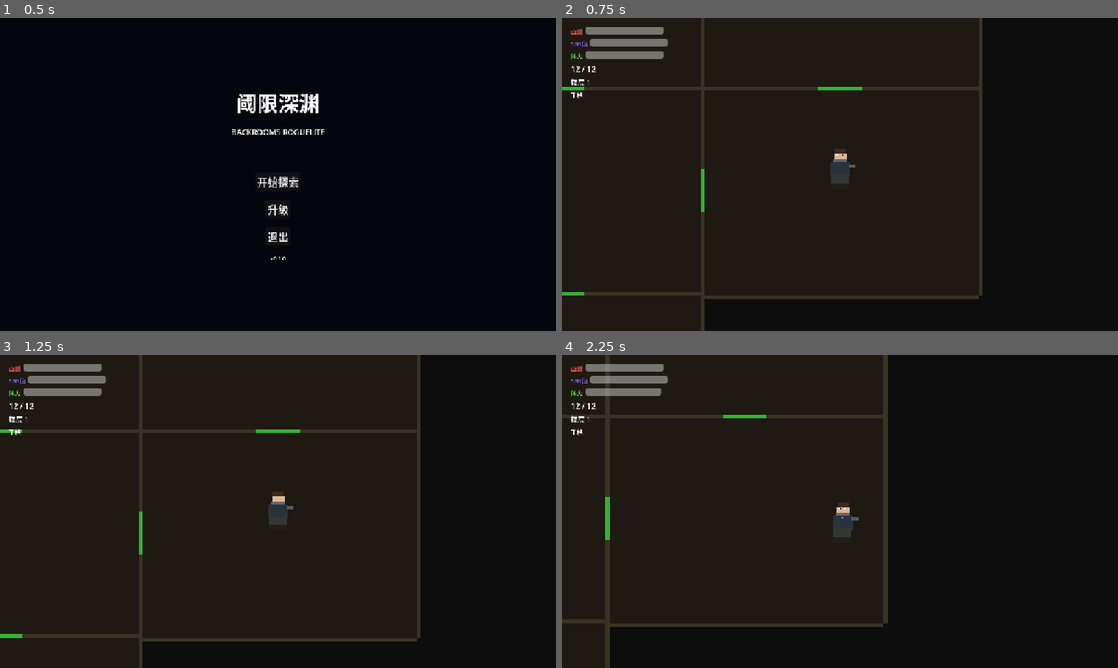
Above: before the commit, frames 1-4 (two rows, left to right).
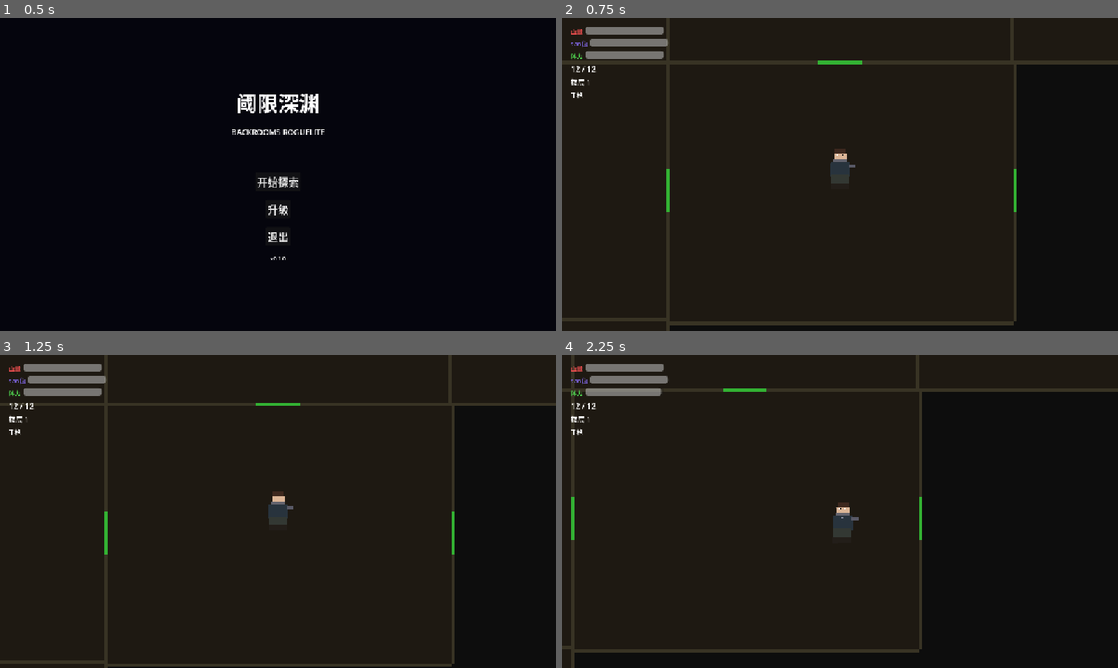
Above: after the commit, the same moments.

Repository: WhiteGiverMa/backrooms-roguelite
Game: Godot game, scene res://scenes/ui/main_menu.tscn
The game is run twice, just before and just after one commit, with the same random seed, the same clock (stepped at 60 frames per second) and the same inputs.
Inputs (mouse positions are in pixels of both pictures, inside the frame that each line leads up to):
- Up to frame 1 (0.5 s): no input
- Up to frame 2 (0.75 s): click "开始探索" at 0.5 s
- Up to frame 3 (1.25 s): no input
- Up to frame 4 (2.25 s): tap Enter at 1.25 s; move the mouse to (962, 495) at 1.27 s; hold D (move_right) 1.28-2.03 s; tap Shift (dash) at 1.35 s; move the mouse to (728, 527) at 2.02 s; hold S (move_down) from 2.03 s (still down); click (728, 527) at 2.1 s

Frame 1 is identical in both runs. In frame 2, 6.2% of the frame differs, in the area x 0-100%, y 0-100%; in frame 3, 5.6%; in frame 4, 5.5%.

Commit message:
feat: expand map, add starting pistol with 10 ammo, bullet-wall collision
- Expand rooms to 800x600, increase to 12 rooms per floor

- Create bullet.tscn and pistol.tscn scenes

- Player starts with pistol (10 ammo, 15 dmg, 0.3s fire rate)

- Bullets collide with walls (StaticBody2D) and enemies, destroy on hit

- Bullets render as 6x6 yellow squares

- Fix ammo display on weapon equip

Diff:
--- a/scenes/levels/room_template.tscn
+++ b/scenes/levels/room_template.tscn
@@ -3,84 +3,84 @@
 [ext_resource type="Script" path="res://scripts/levels/room.gd" id="1_script"]
 
 [sub_resource type="RectangleShape2D" id="rect_top"]
-size = Vector2(640, 8)
+size = Vector2(800, 8)
 
 [sub_resource type="RectangleShape2D" id="rect_bottom"]
-size = Vector2(640, 8)
+size = Vector2(800, 8)
 
 [sub_resource type="RectangleShape2D" id="rect_side"]
-size = Vector2(8, 480)
+size = Vector2(8, 600)
 
 [node name="RoomTemplate" type="Node2D"]
 z_index = 0
 script = ExtResource("1_script")
 
 [node name="Floor" type="ColorRect" parent="."]
-offset_left = -320.0
-offset_top = -240.0
-offset_right = 320.0
-offset_bottom = 240.0
+offset_left = -400.0
+offset_top = -300.0
+offset_right = 400.0
+offset_bottom = 300.0
 color = Color(0.12, 0.10, 0.07, 1)
 
 [node name="Walls" type="Node2D" parent="."]
 
 [node name="WallTop" type="ColorRect" parent="Walls"]
-offset_left = -320.0
-offset_top = -248.0
-offset_right = 320.0
-offset_bottom = -240.0
+offset_left = -400.0
+offset_top = -308.0
+offset_right = 400.0
+offset_bottom = -300.0
 color = Color(0.22, 0.20, 0.14, 1)
 
 [node name="WallBottom" type="ColorRect" parent="Walls"]
-offset_left = -320.0
-offset_top = 240.0
-offset_right = 320.0
-offset_bottom = 248.0
+offset_left = -400.0
+offset_top = 300.0
+offset_right = 400.0
+offset_bottom = 308.0
 color = Color(0.22, 0.20, 0.14, 1)
 
 [node name="WallLeft" type="ColorRect" parent="Walls"]
-offset_left = -328.0
-offset_top = -240.0
-offset_right = -320.0
-offset_bottom = 240.0
+offset_left = -408.0
+offset_top = -300.0
+offset_right = -400.0
+offset_bottom = 300.0
 color = Color(0.22, 0.20, 0.14, 1)
 
 [node name="WallRight" type="ColorRect" parent="Walls"]
-offset_left = 320.0
-offset_top = -240.0
-offset_right = 328.0
-offset_bottom = 240.0
+offset_left = 400.0
+offset_top = -300.0
+offset_right = 408.0
+offset_bottom = 300.0
 color = Color(0.22, 0.20, 0.14, 1)
 
 [node name="DoorTop" type="ColorRect" parent="."]
 visible = false
 offset_left = -50.0
-offset_top = -248.0
+offset_top = -308.0
 offset_right = 50.0
-offset_bottom = -240.0
+offset_bottom = -300.0
 color = Color(0.2, 0.7, 0.2, 1)
 
 [node name="DoorBottom" type="ColorRect" parent="."]
 visible = false
 offset_left = -50.0
-offset_top = 240.0
+offset_top = 300.0
 offset_right = 50.0
-offset_bottom = 248.0
+offset_bottom = 308.0
 color = Color(0.2, 0.7, 0.2, 1)
 
 [node name="DoorLeft" type="ColorRect" parent="."]
 visible = false
-offset_left = -328.0
+offset_left = -408.0
 offset_top = -50.0
-offset_right = -320.0
+offset_right = -400.0
 offset_bottom = 50.0
 color = Color(0.2, 0.7, 0.2, 1)
 
 [node name="DoorRight" type="ColorRect" parent="."]
 visible = false
-offset_left = 320.0
+offset_left = 400.0
 offset_top = -50.0
-offset_right = 328.0
+offset_right = 408.0
 offset_bottom = 50.0
 color = Color(0.2, 0.7, 0.2, 1)
 
@@ -91,13 +91,13 @@
 visible = false
 
 [node name="SpawnPoint1" type="Marker2D" parent="."]
-position = Vector2(-150, 0)
+position = Vector2(-200, 0)
 
 [node name="SpawnPoint2" type="Marker2D" parent="."]
-position = Vector2(150, 0)
+position = Vector2(200, 0)
 
 [node name="SpawnPoint3" type="Marker2D" parent="."]
-position = Vector2(0, -100)
+position = Vector2(0, -130)
 
 [node name="SpawnPoint4" type="Marker2D" parent="."]
-position = Vector2(0, 100)
+position = Vector2(0, 130)
--- /dev/null
+++ b/scenes/weapons/bullet.tscn
@@ -0,0 +1,17 @@
+[gd_scene load_steps=3 format=3]
+
+[ext_resource type="Script" path="res://scripts/weapons/bullet.gd" id="1_bullet_script"]
+
+[sub_resource type="CircleShape2D" id="circle_bullet"]
+radius = 4.0
+
+[node name="Bullet" type="Area2D"]
+collision_layer = 0
+collision_mask = 5
+script = ExtResource("1_bullet_script")
+
+[node name="CollisionShape2D" type="CollisionShape2D" parent="."]
+shape = SubResource("circle_bullet")
+
+[node name="Sprite2D" type="Sprite2D" parent="."]
+centered = true
--- /dev/null
+++ b/scenes/weapons/pistol.tscn
@@ -0,0 +1,17 @@
+[gd_scene load_steps=3 format=3]
+
+[ext_resource type="Script" path="res://scripts/weapons/weapon.gd" id="1_weapon_script"]
+[ext_resource type="PackedScene" path="res://scenes/weapons/bullet.tscn" id="2_bullet_scene"]
+
+[node name="Pistol" type="Node2D"]
+script = ExtResource("1_weapon_script")
+weapon_name = "手枪"
+damage = 15.0
+fire_rate = 0.3
+max_ammo = 10
+reload_time = 1.5
+bullet_speed = 800.0
+spread_angle = 3.0
+bullets_per_shot = 1
+automatic = false
+bullet_scene = ExtResource("2_bullet_scene")
--- a/scripts/levels/level_generator.gd
+++ b/scripts/levels/level_generator.gd
@@ -2,8 +2,8 @@
 class_name LevelGenerator
 
 @export var room_templates: Array[PackedScene] = []
-@export var rooms_per_floor: int = 8
-@export var room_size: Vector2 = Vector2(640, 480)
+@export var rooms_per_floor: int = 12
+@export var room_size: Vector2 = Vector2(800, 600)
 
 var generated_rooms: Array[Room] = []
 var room_positions: Array[Vector2] = []
--- a/scripts/levels/room.gd
+++ b/scripts/levels/room.gd
@@ -15,8 +15,8 @@
 
 const DOOR_GAP: float = 100.0
 const WALL_THICKNESS: float = 8.0
-const ROOM_HALF_W: float = 320.0
-const ROOM_HALF_H: float = 240.0
+const ROOM_HALF_W: float = 400.0
+const ROOM_HALF_H: float = 300.0
 
 @onready var exit_indicator: Sprite2D = $ExitIndicator
 @onready var static_body: StaticBody2D = $StaticBody2D
--- a/scripts/player/player.gd
+++ b/scripts/player/player.gd
@@ -48,6 +48,13 @@
 	_generate_sprite_texture()
 	hurtbox.body_entered.connect(_on_hurtbox_body_entered)
 	hurtbox.area_entered.connect(_on_hurtbox_area_entered)
+	_give_starting_weapon()
+
+func _give_starting_weapon() -> void:
+	var pistol_scene = load("res://scenes/weapons/pistol.tscn")
+	if pistol_scene:
+		var pistol = pistol_scene.instantiate()
+		add_weapon(pistol)
 
 func _generate_sprite_texture() -> void:
 	var s = SPRITE_SIZE
--- a/scripts/weapons/bullet.gd
+++ b/scripts/weapons/bullet.gd
@@ -6,9 +6,18 @@
 var damage: float = 15.0
 var lifetime: float = 3.0
 
+@onready var sprite: Sprite2D = $Sprite2D
+
 func _ready() -> void:
 	body_entered.connect(_on_body_entered)
 	area_entered.connect(_on_area_entered)
+	_generate_sprite()
+
+func _generate_sprite() -> void:
+	var img = Image.create(6, 6, false, Image.FORMAT_RGBA8)
+	img.fill(Color(0.9, 0.85, 0.3, 1))
+	var tex = ImageTexture.create_from_image(img)
+	sprite.texture = tex
 
 func _physics_process(delta: float) -> void:
 	position += direction * speed * delta
@@ -17,16 +26,12 @@
 		queue_free()
 
 func _on_body_entered(body: Node2D) -> void:
-	if body is TileMap:
-		_spawn_impact()
+	if body is StaticBody2D:
 		queue_free()
-	elif body is Enemy:
-		body.take_damage(damage)
-		_spawn_impact()
+	elif body is CharacterBody2D and not body is Player:
+		if body.has_method("take_damage"):
+			body.take_damage(damage)
 		queue_free()
 
 func _on_area_entered(area: Area2D) -> void:
 	pass
-
-func _spawn_impact() -> void:
-	pass
--- a/scripts/weapons/weapon.gd
+++ b/scripts/weapons/weapon.gd
@@ -36,6 +36,7 @@
 	if get_parent() != pivot:
 		reparent(pivot)
 	position = Vector2(20, 0)
+	RunManager.ammo_changed.emit(current_ammo, max_ammo)
 
 func unequip() -> void:
 	owner_player = null
